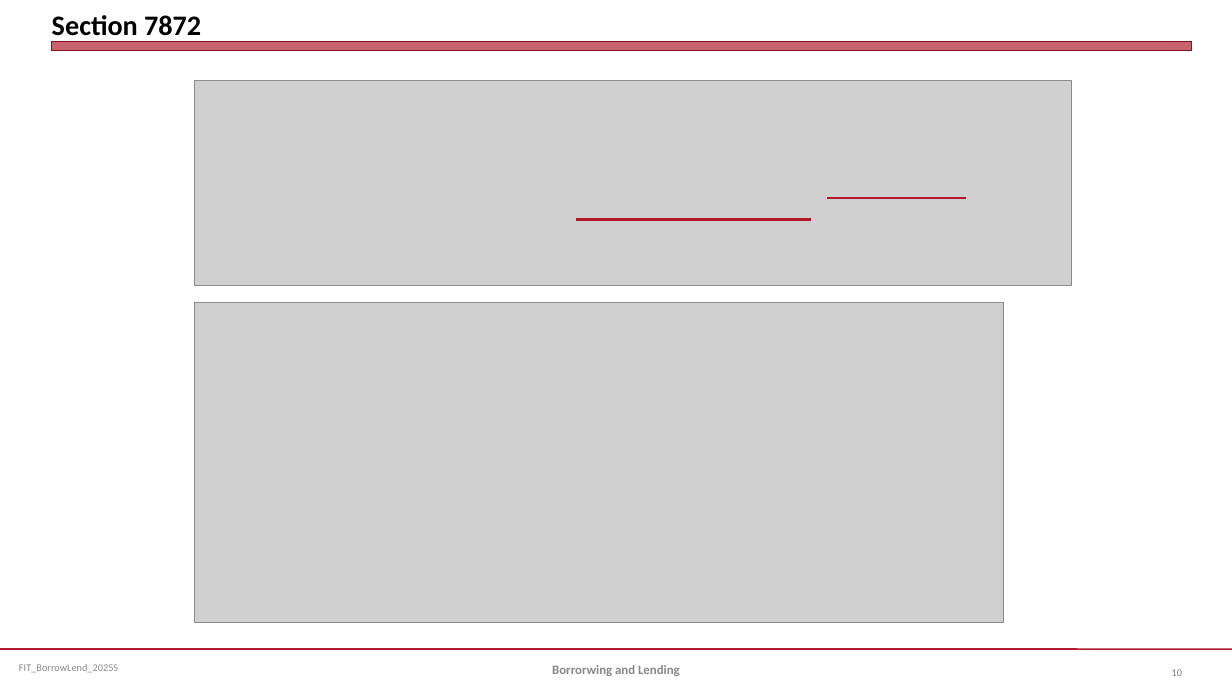
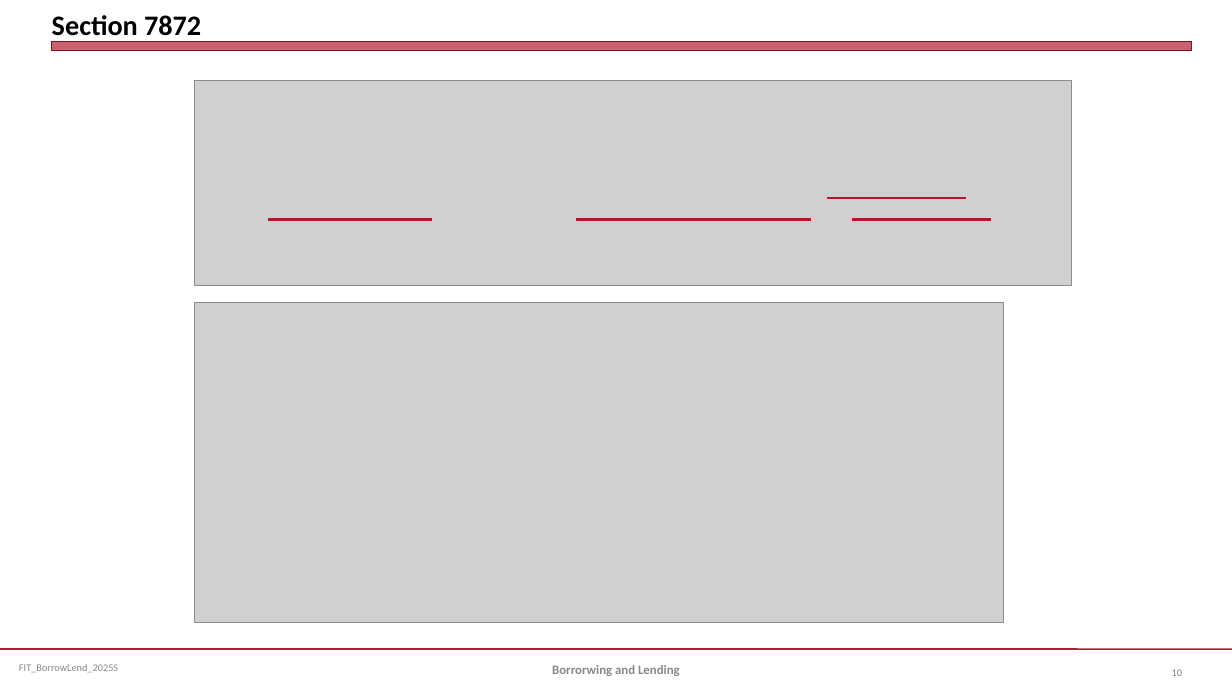
Before and after one commit to jmc877/Fed-Income-Tax, a slide deck: slide 10 of slides/FIT_BorrowLend_2025S.pptx. Drawn at 1232x693 pixels with LibreOffice and Linux fonts; fonts in the diff are those of the drawing; grey boxes stand for pictures. Boxes give left, top, right and bottom in pixels: in the first picture for what was removed or moved away, otherwise in the second. Text is boxed around its words. In the diff, an @@ line names an element or a change of style, - is before the commit and + after.

```diff
--- a/slides/FIT_BorrowLend_2025S.pptx
+++ b/slides/FIT_BorrowLend_2025S.pptx
@@ line added from (268, 220) to (433, 220), #B0182A 2 pt @@
@@ line added from (852, 220) to (991, 220), #B0182A 2 pt @@
```
Also in this commit, not shown: 4 other slides changed.
